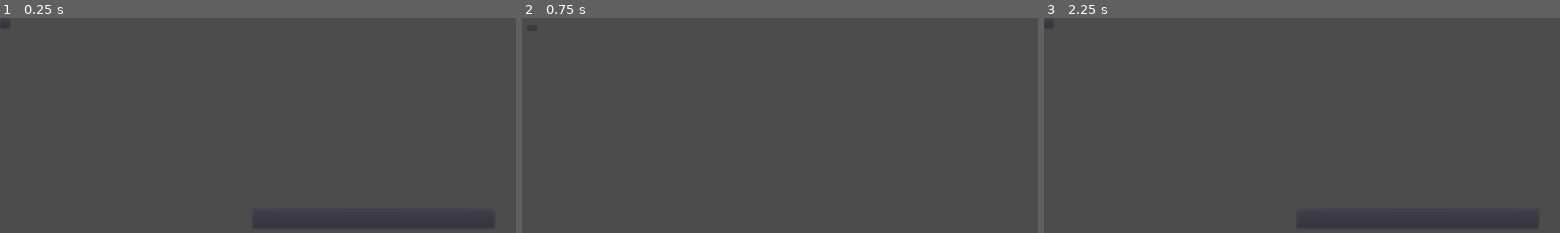
Above: before the commit, frames 1-3 (left to right).
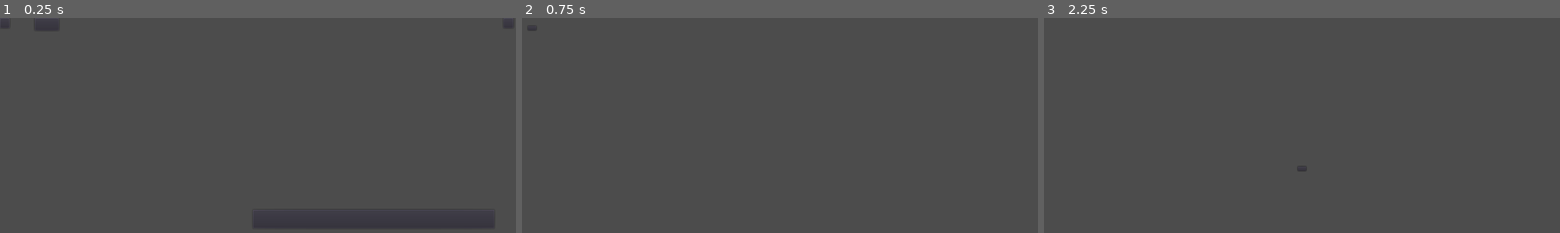
Above: after the commit, the same moments.

Repository: AndreLLPrado/OPM_Godot_2020_1
Game: Godot game, scene res://scenes/menu_scenes/main_menu.tscn
Same seed, same stepped clock (60 frames per second), same inputs: the game is played once before the commit and once after it.
Inputs (mouse positions are in pixels of both pictures, inside the frame that each line leads up to):
- Up to frame 1 (0.25 s): no input
- Up to frame 2 (0.75 s): click "Options" at 0.5 s
- Up to frame 3 (2.25 s): click "back" at 1.25 s; click (1090, 24) at 2 s, where only the run after the commit has a clickable "Credits"

The runs differ from the first frame. In frame 3, 0.1% of the frame differs, in the area x 49-94%, y 70-98%.

Commit message:
telas de menu 75%
faltam poucos ajustes

Diff:
--- a/Shever_me_Timbers/project.godot
+++ b/Shever_me_Timbers/project.godot
@@ -26,6 +26,12 @@
 "events": [ Object(InputEventKey,"resource_local_to_scene":false,"resource_name":"","device":0,"alt":false,"shift":false,"control":false,"meta":false,"command":false,"pressed":false,"scancode":16777217,"unicode":0,"echo":false,"script":null)
  ]
 }
+pause={
+"deadzone": 0.5,
+"events": [ Object(InputEventKey,"resource_local_to_scene":false,"resource_name":"","device":0,"alt":false,"shift":false,"control":false,"meta":false,"command":false,"pressed":false,"scancode":16777217,"unicode":0,"echo":false,"script":null)
+, Object(InputEventKey,"resource_local_to_scene":false,"resource_name":"","device":0,"alt":false,"shift":false,"control":false,"meta":false,"command":false,"pressed":false,"scancode":80,"unicode":0,"echo":false,"script":null)
+ ]
+}
 
 [rendering]
 
--- /dev/null
+++ b/Shever_me_Timbers/scenes/menu_scenes/credits_menu.tscn
@@ -0,0 +1,33 @@
+[gd_scene load_steps=4 format=2]
+
+[ext_resource path="res://fonts/Monkey Act - Personal Use.otf" type="DynamicFontData" id=1]
+[ext_resource path="res://scripits/menu_scripits/credits_menu.gd" type="Script" id=2]
+
+[sub_resource type="DynamicFont" id=1]
+size = 18
+font_data = ExtResource( 1 )
+
+[node name="credits_menu" type="Control"]
+margin_right = 1024.0
+margin_bottom = 600.0
+script = ExtResource( 2 )
+__meta__ = {
+"_edit_use_anchors_": false
+}
+
+[node name="CenterContainer" type="CenterContainer" parent="."]
+margin_right = 1024.0
+margin_bottom = 600.0
+
+[node name="VBoxContainer" type="VBoxContainer" parent="CenterContainer"]
+margin_left = 492.0
+margin_top = 287.0
+margin_right = 532.0
+margin_bottom = 312.0
+
+[node name="back" type="Button" parent="CenterContainer/VBoxContainer"]
+margin_right = 40.0
+margin_bottom = 25.0
+custom_fonts/font = SubResource( 1 )
+text = "Back"
+[connection signal="pressed" from="CenterContainer/VBoxContainer/back" to="." method="_on_back_pressed"]
--- a/Shever_me_Timbers/scenes/menu_scenes/main_menu.tscn
+++ b/Shever_me_Timbers/scenes/menu_scenes/main_menu.tscn
@@ -1,24 +1,32 @@
-[gd_scene load_steps=8 format=2]
+[gd_scene load_steps=10 format=2]
 
 [ext_resource path="res://fonts/Monkey Act - Personal Use.otf" type="DynamicFontData" id=1]
 [ext_resource path="res://scripits/menu_scripits/main_menu.gd" type="Script" id=2]
 
-[sub_resource type="DynamicFont" id=3]
+[sub_resource type="DynamicFont" id=1]
 size = 70
 font_data = ExtResource( 1 )
 
-[sub_resource type="DynamicFont" id=4]
+[sub_resource type="DynamicFont" id=2]
 font_data = ExtResource( 1 )
 
-[sub_resource type="DynamicFont" id=1]
+[sub_resource type="DynamicFont" id=3]
 size = 76
 font_data = ExtResource( 1 )
 
-[sub_resource type="DynamicFont" id=2]
+[sub_resource type="DynamicFont" id=4]
 size = 30
 font_data = ExtResource( 1 )
 
 [sub_resource type="DynamicFont" id=5]
+size = 18
+font_data = ExtResource( 1 )
+
+[sub_resource type="DynamicFont" id=6]
+size = 18
+font_data = ExtResource( 1 )
+
+[sub_resource type="DynamicFont" id=7]
 size = 18
 font_data = ExtResource( 1 )
 
@@ -31,20 +39,19 @@
 }
 
 [node name="CenterContainer" type="CenterContainer" parent="."]
-margin_right = 1022.0
-margin_bottom = 603.0
+anchor_right = 1.0
+anchor_bottom = 1.0
 __meta__ = {
 "_edit_use_anchors_": false
 }
 
 [node name="VBoxContainer" type="VBoxContainer" parent="CenterContainer"]
 margin_left = 271.0
-margin_top = 262.0
+margin_top = 266.0
 margin_right = 750.0
-margin_bottom = 340.0
+margin_bottom = 344.0
 
 [node name="chose_dificulty_popup" type="Popup" parent="CenterContainer/VBoxContainer"]
-margin_right = 479.0
 __meta__ = {
 "_edit_use_anchors_": false
 }
@@ -54,18 +61,22 @@
 margin_top = 4.0
 margin_right = 409.525
 margin_bottom = 76.0
-custom_fonts/font = SubResource( 3 )
+custom_fonts/font = SubResource( 1 )
 text = "Chose Dificulty"
 __meta__ = {
 "_edit_use_anchors_": false
 }
 
 [node name="easy" type="Button" parent="CenterContainer/VBoxContainer/chose_dificulty_popup/dificulty_txt"]
-margin_left = 262.247
-margin_top = 88.4001
-margin_right = 296.247
-margin_bottom = 112.4
-custom_fonts/font = SubResource( 4 )
+anchor_left = -1.85
+anchor_top = -4.236
+anchor_right = 1.314
+anchor_bottom = 4.139
+margin_left = 639.542
+margin_top = 392.286
+margin_right = -348.431
+margin_bottom = -186.714
+custom_fonts/font = SubResource( 2 )
 text = "Easy"
 __meta__ = {
 "_edit_use_anchors_": false
@@ -76,18 +87,18 @@
 margin_top = 87.2944
 margin_right = 202.231
 margin_bottom = 111.294
-custom_fonts/font = SubResource( 4 )
+custom_fonts/font = SubResource( 2 )
 text = "medium"
 __meta__ = {
 "_edit_use_anchors_": false
 }
 
 [node name="hard" type="Button" parent="CenterContainer/VBoxContainer/chose_dificulty_popup/dificulty_txt"]
-margin_left = 46.7752
-margin_top = 86.2493
-margin_right = 81.7752
-margin_bottom = 110.249
-custom_fonts/font = SubResource( 4 )
+margin_left = 273.001
+margin_top = 87.2944
+margin_right = 308.001
+margin_bottom = 111.294
+custom_fonts/font = SubResource( 2 )
 text = "hard"
 __meta__ = {
 "_edit_use_anchors_": false
@@ -96,14 +107,14 @@
 [node name="title" type="Label" parent="CenterContainer/VBoxContainer"]
 margin_right = 479.0
 margin_bottom = 78.0
-custom_fonts/font = SubResource( 1 )
+custom_fonts/font = SubResource( 3 )
 text = "Shiver Me Timbers"
 
 [node name="play" type="Button" parent="CenterContainer/VBoxContainer/title"]
-margin_top = 82.0
+margin_top = 78.0
 margin_right = 479.0
-margin_bottom = 119.0
-custom_fonts/font = SubResource( 2 )
+margin_bottom = 115.0
+custom_fonts/font = SubResource( 4 )
 text = "Play"
 
 [node name="options_button" type="Button" parent="."]
@@ -114,6 +125,31 @@
 __meta__ = {
 "_edit_use_anchors_": false
 }
+
+[node name="credits_button" type="Button" parent="."]
+margin_left = 69.0
+margin_right = 117.0
+margin_bottom = 25.0
+custom_fonts/font = SubResource( 6 )
+text = "Credits"
+__meta__ = {
+"_edit_use_anchors_": false
+}
+
+[node name="exit_button" type="Button" parent="."]
+anchor_right = 1.0
+anchor_bottom = 1.0
+margin_left = 999.09
+margin_right = -2.91022
+margin_bottom = -590.0
+custom_fonts/font = SubResource( 7 )
+text = "X"
+__meta__ = {
+"_edit_use_anchors_": false
+}
 [connection signal="about_to_show" from="CenterContainer/VBoxContainer/chose_dificulty_popup" to="." method="_on_chose_dificulty_about_to_show"]
+[connection signal="pressed" from="CenterContainer/VBoxContainer/chose_dificulty_popup/dificulty_txt/medium" to="." method="_on_medium_pressed"]
 [connection signal="pressed" from="CenterContainer/VBoxContainer/title/play" to="." method="_on_play_pressed"]
 [connection signal="pressed" from="options_button" to="." method="_on_options_pressed"]
+[connection signal="pressed" from="credits_button" to="." method="_on_credits_button_pressed"]
+[connection signal="pressed" from="exit_button" to="." method="_on_exit_button_pressed"]
--- a/Shever_me_Timbers/scenes/menu_scenes/options_menu.tscn
+++ b/Shever_me_Timbers/scenes/menu_scenes/options_menu.tscn
@@ -18,6 +18,9 @@
 [node name="CenterContainer" type="CenterContainer" parent="."]
 margin_right = 40.0
 margin_bottom = 40.0
+__meta__ = {
+"_edit_use_anchors_": false
+}
 
 [node name="VBoxContainer" type="VBoxContainer" parent="CenterContainer"]
 margin_left = 3.0
--- /dev/null
+++ b/Shever_me_Timbers/scenes/state_scenes/state1.tscn
@@ -0,0 +1,87 @@
+[gd_scene load_steps=5 format=2]
+
+[ext_resource path="res://fonts/Monkey Act - Personal Use.otf" type="DynamicFontData" id=1]
+[ext_resource path="res://scripits/menu_scripits/pause_menu.gd" type="Script" id=2]
+
+[sub_resource type="DynamicFont" id=1]
+size = 35
+font_data = ExtResource( 1 )
+
+[sub_resource type="DynamicFont" id=2]
+font_data = ExtResource( 1 )
+
+[node name="state_1" type="Node"]
+
+[node name="pause_menu" type="Control" parent="."]
+pause_mode = 2
+visible = false
+margin_right = 1024.0
+margin_bottom = 600.0
+script = ExtResource( 2 )
+__meta__ = {
+"_edit_use_anchors_": false
+}
+
+[node name="CenterContainer" type="CenterContainer" parent="pause_menu"]
+pause_mode = 2
+margin_right = 1024.0
+margin_bottom = 600.0
+__meta__ = {
+"_edit_use_anchors_": false
+}
+
+[node name="VBoxContainer" type="VBoxContainer" parent="pause_menu/CenterContainer"]
+pause_mode = 2
+margin_left = 512.0
+margin_top = 300.0
+margin_right = 512.0
+margin_bottom = 300.0
+
+[node name="Panel" type="Panel" parent="pause_menu/CenterContainer/VBoxContainer"]
+pause_mode = 2
+
+[node name="paused_txt" type="Label" parent="pause_menu/CenterContainer/VBoxContainer/Panel"]
+pause_mode = 2
+margin_top = -23.1003
+margin_right = 97.0
+margin_bottom = 13.8997
+custom_fonts/font = SubResource( 1 )
+text = "Paused"
+__meta__ = {
+"_edit_use_anchors_": false
+}
+
+[node name="resume_buttom" type="Button" parent="pause_menu/CenterContainer/VBoxContainer/Panel"]
+pause_mode = 2
+margin_top = 18.0
+margin_right = 107.0
+margin_bottom = 42.0
+custom_fonts/font = SubResource( 2 )
+text = "Resume"
+__meta__ = {
+"_edit_use_anchors_": false
+}
+
+[node name="options_buttom" type="Button" parent="pause_menu/CenterContainer/VBoxContainer/Panel"]
+pause_mode = 2
+margin_top = 42.0
+margin_right = 107.0
+margin_bottom = 66.0
+custom_fonts/font = SubResource( 2 )
+text = "Options"
+__meta__ = {
+"_edit_use_anchors_": false
+}
+
+[node name="main_menu_buttom" type="Button" parent="pause_menu/CenterContainer/VBoxContainer/Panel"]
+pause_mode = 2
+margin_top = 66.0
+margin_right = 107.0
+margin_bottom = 90.0
+custom_fonts/font = SubResource( 2 )
+text = "Return to Menu"
+__meta__ = {
+"_edit_use_anchors_": false
+}
+[connection signal="pressed" from="pause_menu/CenterContainer/VBoxContainer/Panel/resume_buttom" to="pause_menu" method="_on_resume_buttom_pressed"]
+[connection signal="pressed" from="pause_menu/CenterContainer/VBoxContainer/Panel/main_menu_buttom" to="pause_menu" method="_on_main_menu_buttom_pressed"]
--- /dev/null
+++ b/Shever_me_Timbers/scripits/menu_scripits/credits_menu.gd
@@ -0,0 +1,7 @@
+extends Control
+
+
+
+func _on_back_pressed():
+	get_tree().change_scene("res://scenes/menu_scenes/main_menu.tscn")
+	pass
--- a/Shever_me_Timbers/scripits/menu_scripits/main_menu.gd
+++ b/Shever_me_Timbers/scripits/menu_scripits/main_menu.gd
@@ -7,6 +7,8 @@
 	$"CenterContainer/VBoxContainer/title".visible = false
 	$"CenterContainer/VBoxContainer/title/play".visible = false
 	$"options_button".visible = false
+	$"credits_button".visible = false
+	$"exit_button".visible = false
 	pass
 
 #botao para o menu de opcoes
@@ -14,12 +16,26 @@
 	get_tree().change_scene("res://scenes/menu_scenes/options_menu.tscn")
 	pass
 
+#botao para o menu de creditos
+func _on_credits_button_pressed():
+	get_tree().change_scene("res://scenes/menu_scenes/credits_menu.tscn")
+	pass
+
+func _on_exit_button_pressed():
+	get_tree().quit()
+	pass
+
+func _on_medium_pressed():
+	get_tree().change_scene("res://scenes/state_scenes/state1.tscn")
+	pass
 
 func _process(delta):
 	if Input.is_action_just_pressed("esq"):
 		$"CenterContainer/VBoxContainer/title".visible = true
 		$"CenterContainer/VBoxContainer/title/play".visible = true
 		$"options_button".visible = true
+		$"credits_button".visible = true
+		$"exit_button".visible = true
 		$"CenterContainer/VBoxContainer/chose_dificulty_popup".visible = false
 		pass
 	pass
--- /dev/null
+++ b/Shever_me_Timbers/scripits/menu_scripits/pause_menu.gd
@@ -0,0 +1,30 @@
+extends Control
+
+var notPaused = true
+
+func _process(delta):
+	if Input.is_action_just_pressed("pause"):
+		resume()
+	pass
+
+func resume():
+	if notPaused:
+		$".".visible = true
+		notPaused = false
+		get_tree().paused = true
+	else:
+		$".".visible = false
+		notPaused = true
+		get_tree().paused = false
+		pass
+	pass
+
+func _on_resume_buttom_pressed():
+	resume()
+	pass
+
+
+func _on_main_menu_buttom_pressed():
+	get_tree().change_scene("res://scenes/menu_scenes/main_menu.tscn")
+	get_tree().paused = false
+	pass
--- /dev/null
+++ b/Shever_me_Timbers/scripits/state_scripits/state1.gd
@@ -0,0 +1,12 @@
+extends Node
+
+func _ready():
+	set_process(true)
+	pass
+
+func _process(delta):
+	if Input.is_action_just_pressed("pause"):
+		$"pause_menu".visible = true
+		get_tree().paused = true
+		pass
+	pass
